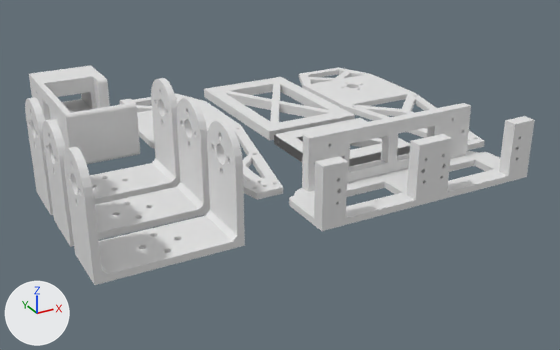
What one commit did to the Blender file robot6Feet/docs/3D/blender/foot_parts.blend.
The view is the same before and after, from a camera (50 mm lens) standing at (-139.5, -259.5, 99.9) and looking at (-21.7, -45.3, -7.2). The axes (+X, +Y, +Z) are drawn at lower left. The lights are the same throughout.

In view in the first picture: 'Cylinder.001', 'Cylinder.004', 'Foot Support Short X 8', 'Foot Support Short X 8.001', 'Footside X 8.001', 'Trochanter x 8', 'Trochanter x 8.001', 'Trochanter x 8.002'.
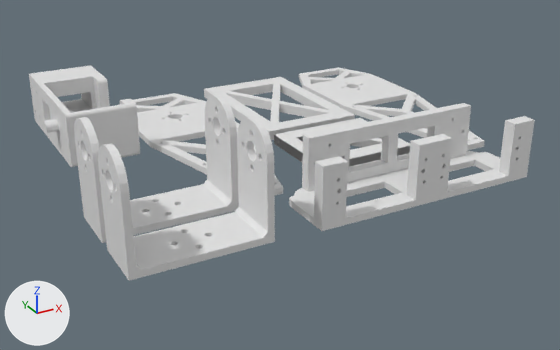
Where the change shows, as pixel boxes (x1, y1, x2, y2) in the pictures (560 x 350 px):
'Trochanter x 8.002', moved
    before: (64, 120, 245, 285)
    after: (98, 117, 275, 281)
'Trochanter x 8.001', moved
    before: (43, 97, 210, 247)
    after: (74, 95, 239, 243)
'Trochanter x 8', deleted
    before: (25, 78, 180, 215)

The change in detail:
Object 'Trochanter x 8.002' (ob_trochanter_x_8_002) moves from (-100.3, -96.1, 32.2) to (-92.3, -98.1, 32.2).
Object 'Trochanter x 8.001' (ob_trochanter_x_8_001) moves from (-100.3, -74.2, 32.2) to (-92.3, -76.2, 32.2).
Object 'Trochanter x 8' (ob_trochanter_x_8) is deleted.
